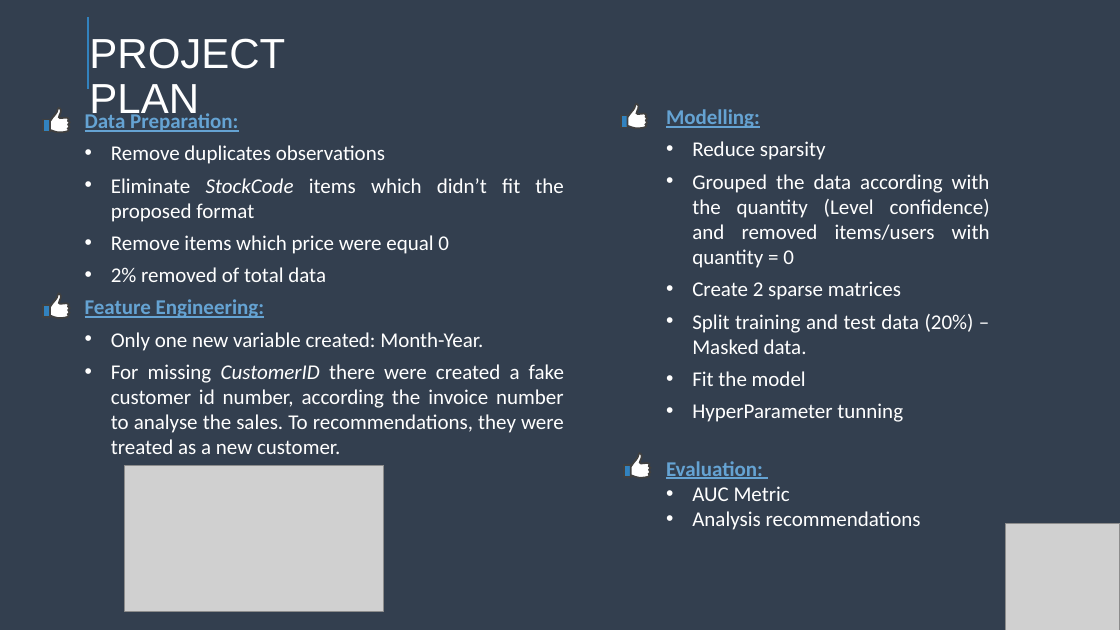
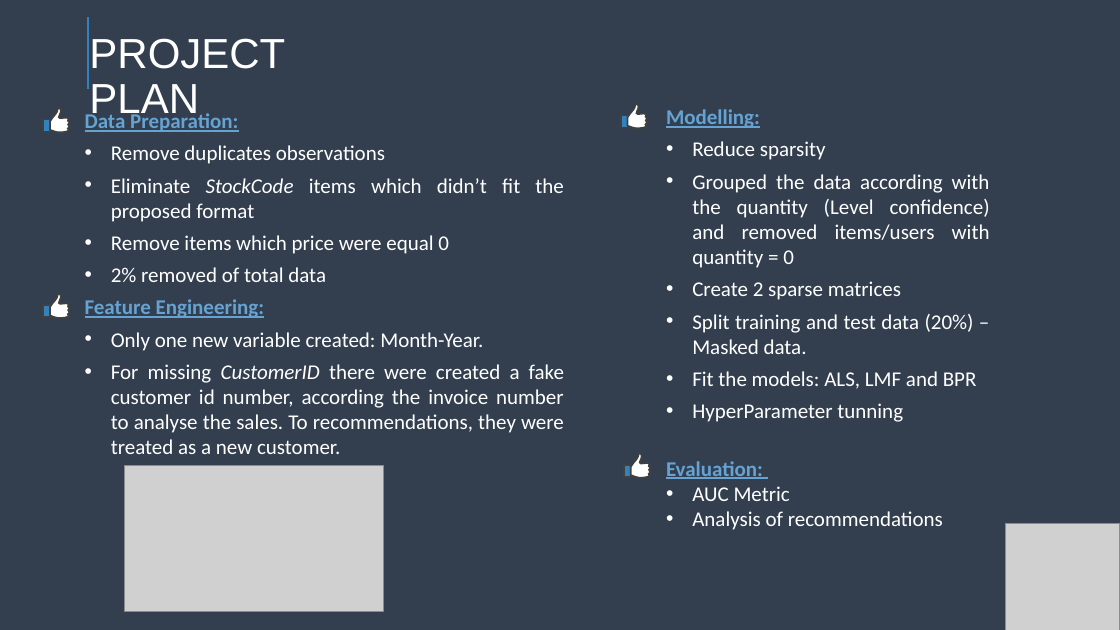
Before and after one commit to Debs86/Business_Cases_Projects, a slide deck: slide 4 of BC4/BC4 RECOMMENDER SYSTEM.pptx. Drawn at 1120x630 pixels with LibreOffice and Linux fonts; fonts in the diff are those of the drawing; grey boxes stand for pictures. Boxes give left, top, right and bottom in pixels: in the first picture for what was removed or moved away, otherwise in the second. Text is boxed around its words. In the diff, an @@ line names an element or a change of style, - is before the commit and + after.

```diff
--- a/BC4/BC4 RECOMMENDER SYSTEM.pptx
+++ b/BC4/BC4 RECOMMENDER SYSTEM.pptx
@@ text at (692,371,977,389): text changed @@
-• Fit the model
+• Fit the models: ALS, LMF and BPR
@@ text at (692,511,943,530): text changed @@
-• Analysis recommendations
+• Analysis of recommendations
```
Also in this commit, not shown: 1 other slide changed.
